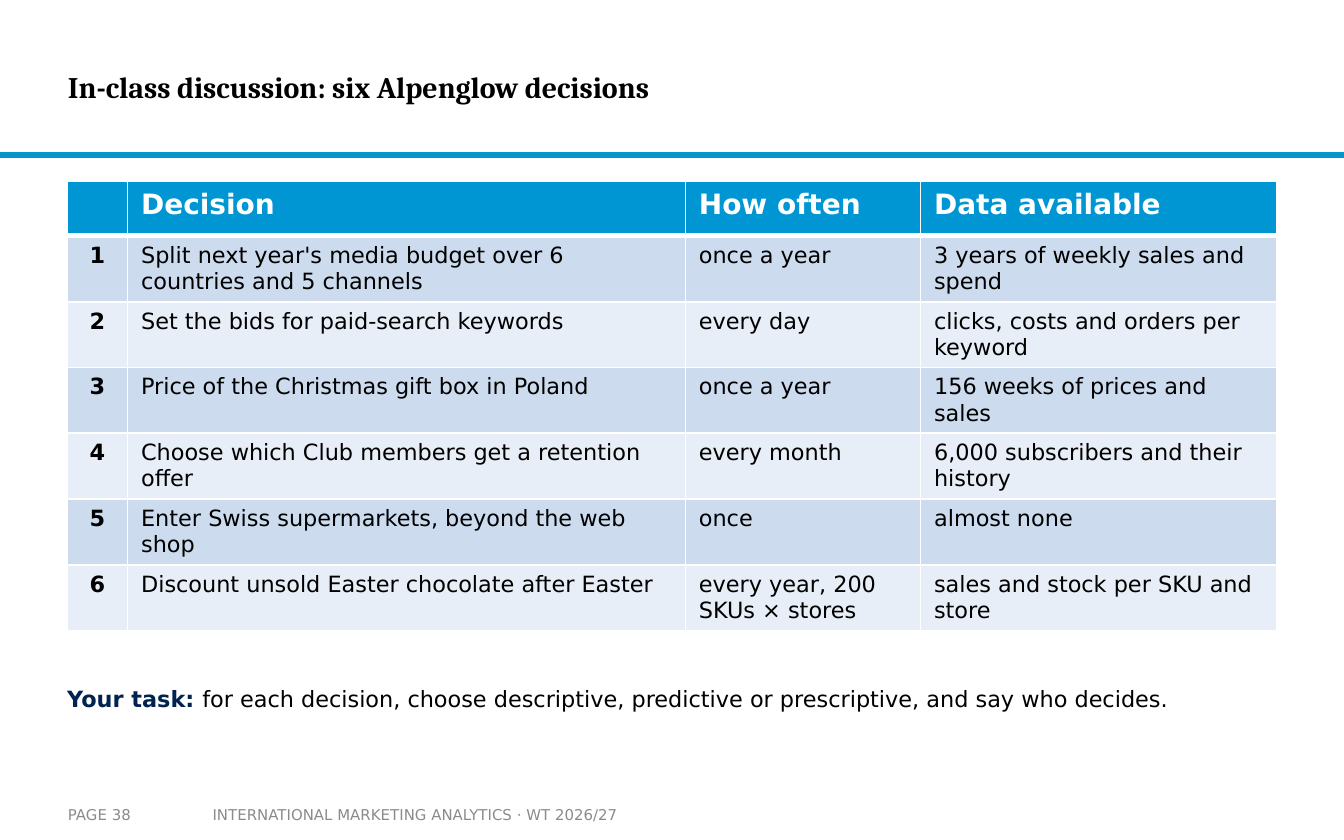
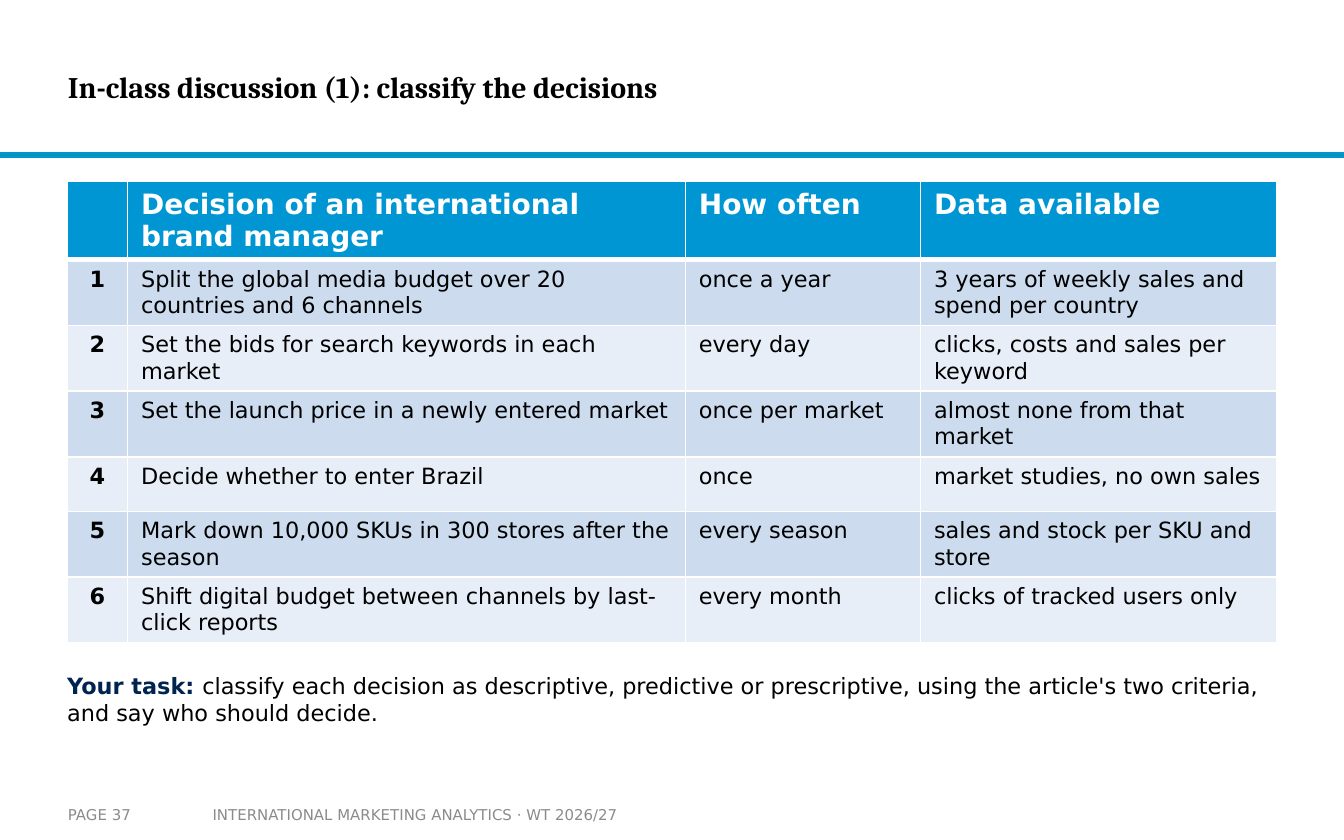
Before and after one commit to arnefloh-wu/International-Marketing-Analytics, a slide deck: slide 37 of slides/02a_intro-to-mmm_WT26-27.pptx (slide 38 before the commit). Drawn at 1344x840 pixels with LibreOffice and Linux fonts; fonts in the diff are those of the drawing; background and template pictures are left out. Boxes give left, top, right and bottom in pixels: in the first picture for what was removed or moved away, otherwise in the second. Text is boxed around its words. In the diff, an @@ line names an element or a change of style, - is before the commit and + after.

```diff
--- a/slides/02a_intro-to-mmm_WT26-27.pptx
+++ b/slides/02a_intro-to-mmm_WT26-27.pptx
@@ title at [68, 76, 657, 105]: text changed @@
-In-class discussion: six Alpenglow decisions
+In-class discussion (1): classify the decisions
@@ table at [67, 181, 1277, 639] @@
-row 1, column 2: Decision
+row 1, column 2: Decision of an international brand manager
-row 2, column 2: Split next year's media budget over 6 countries and 5 channels
+row 2, column 2: Split the global media budget over 20 countries and 6 channels
-row 2, column 4: 3 years of weekly sales and spend
+row 2, column 4: 3 years of weekly sales and spend per country
-row 3, column 2: Set the bids for paid-search keywords
+row 3, column 2: Set the bids for search keywords in each market
-row 3, column 4: clicks, costs and orders per keyword
+row 3, column 4: clicks, costs and sales per keyword
-row 4: 3 | Price of the Christmas gift box in Poland | once a year | 156 weeks of prices and sales
+row 4: 3 | Set the launch price in a newly entered market | once per market | almost none from that market
-row 5: 4 | Choose which Club members get a retention offer | every month | 6,000 subscribers and their history
+row 5: 4 | Decide whether to enter Brazil | once | market studies, no own sales
-row 6: 5 | Enter Swiss supermarkets, beyond the web shop | once | almost none
+row 6: 5 | Mark down 10,000 SKUs in 300 stores after the season | every season | sales and stock per SKU and store
-row 7: 6 | Discount unsold Easter chocolate after Easter | every year, 200 SKUs × stores | sales and stock per SKU and store
+row 7: 6 | Shift digital budget between channels by last-click reports | every month | clicks of tracked users only
@@ text at [67, 677, 1257, 726]: text changed @@
-Your task: for each decision, choose descriptive, predictive or prescriptive, and say who decides.
+Your task: classify each decision as descriptive, predictive or prescriptive, using the article's two criteria, and say who should decide.
@@ page number at [68, 809, 131, 820]: text changed @@
-PAGE 38
+PAGE 37
```
Also in this commit, not shown: 22 other slides changed, 1 slide removed, 3 other files.
